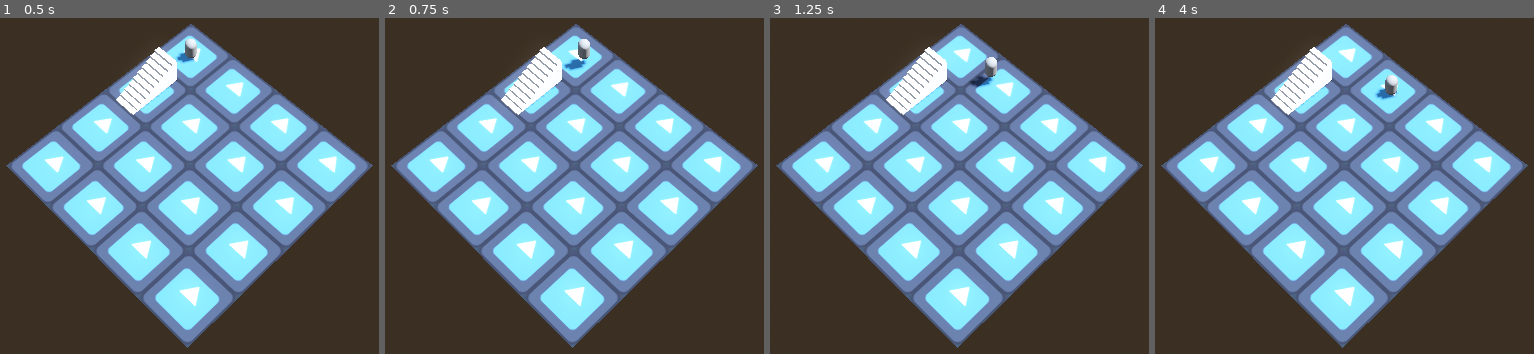
Above: before the commit, frames 1-4 (left to right).
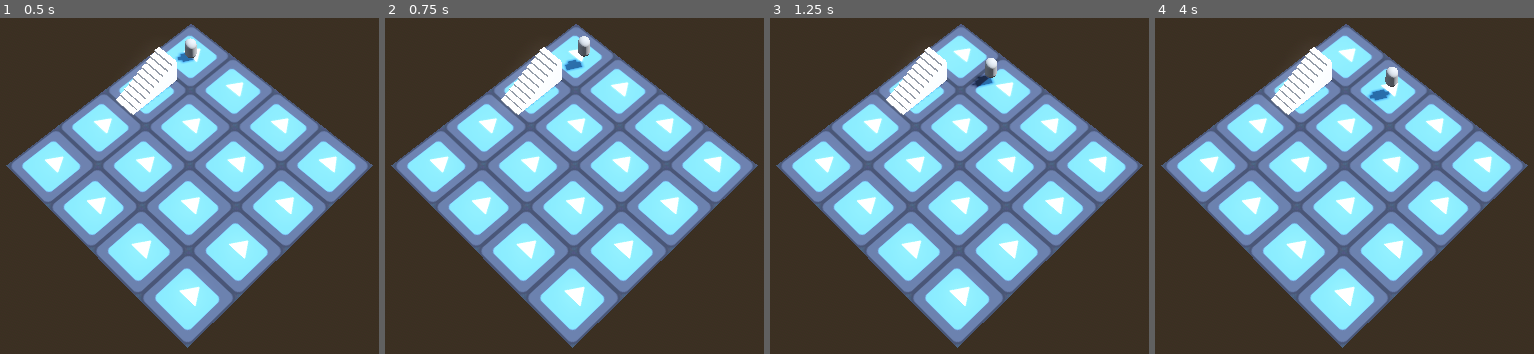
Above: after the commit, the same moments.

Repository: mark00vka/DeceptionWizards
Game: Godot game, scene res://main.tscn
The game is run twice, just before and just after one commit, with the same random seed, the same clock (stepped at 60 frames per second) and the same inputs. The engine's default icon, where the game draws it, is replaced by a stand-in: a white triangle on a blue panel in a dark square.
Inputs:
- Up to frame 1 (0.5 s): no input
- Up to frame 2 (0.75 s): tap Enter (ui_accept) at 0.5, 0.6 s; hold Right (ui_right) from 0.53 s (still down)
- Up to frame 3 (1.25 s): keep holding Right (ui_right); tap Enter (ui_accept) at 0.77, 1.07 s
- Up to frame 4 (4 s): release Right (ui_right) at 1.28 s; hold Down (ui_down) 1.28-2.03 s; tap Enter (ui_accept) at 1.35, 1.52, 1.82, 2.1, 2.85, 3.02, 3.32, 3.6, 3.77 s; hold Right (ui_right) 2.03-2.78 s; hold Up (ui_up) 2.78-3.53 s; hold Left (ui_left) from 3.53 s (still down)

Frame 1 is identical in both runs. In frame 2, 0.1% of the frame differs, in the area x 47-55%, y 5-16%; in frame 3, less than 0.1%; in frame 4, 0.4%, in the area x 56-65%, y 14-25%.

Commit message:
fixed character physics

Diff:
--- a/player.gd
+++ b/player.gd
@@ -2,14 +2,16 @@
 
 
 const SPEED = 5.0
-const JUMP_VELOCITY = 4.5
+const JUMP_VELOCITY = 7
 
 @onready var shape_cast_3d: ShapeCast3D = $ShapeCast3D
 
 func _physics_process(delta: float) -> void:
 	# Add the gravity.
 	if not is_on_floor():
-		velocity += get_gravity() * delta
+		var gravity = get_gravity()
+		if(velocity.y > 0): gravity*=2
+		velocity += gravity * delta
 
 	# Handle jump.
 	if Input.is_action_just_pressed("ui_accept") and is_on_floor():
--- a/player.tscn
+++ b/player.tscn
@@ -1,58 +1,18 @@
-[gd_scene load_steps=5 format=3 uid="uid://efhli5mx1ocb"]
+[gd_scene load_steps=4 format=3 uid="uid://efhli5mx1ocb"]
 
-[sub_resource type="GDScript" id="GDScript_6u2bu"]
-script/source = "extends CharacterBody3D
-
-
-const SPEED = 5.0
-const JUMP_VELOCITY = 4.5
-
-
-
-
-func _physics_process(delta: float) -> void:
-	# Add the gravity.
-	if not is_on_floor():
-		velocity += get_gravity() * delta
-
-	# Handle jump.
-	if Input.is_action_just_pressed(\"ui_accept\") and is_on_floor():
-		velocity.y = JUMP_VELOCITY
-
-	# Get the input direction and handle the movement/deceleration.
-	# As good practice, you should replace UI actions with custom gameplay actions.
-	var input_dir := Input.get_vector(\"ui_left\", \"ui_right\", \"ui_up\", \"ui_down\")
-	var direction := (transform.basis * Vector3(input_dir.x, 0, input_dir.y)).normalized()
-	if direction:
-		velocity.x = direction.x * SPEED
-		velocity.z = direction.z * SPEED
-	else:
-		velocity.x = move_toward(velocity.x, 0, SPEED)
-		velocity.z = move_toward(velocity.z, 0, SPEED)
-
-	move_and_slide()
-"
+[ext_resource type="Script" path="res://player.gd" id="1_uxt2i"]
 
 [sub_resource type="CapsuleMesh" id="CapsuleMesh_5ncyn"]
 
 [sub_resource type="CapsuleShape3D" id="CapsuleShape3D_wxlbw"]
 
-[sub_resource type="CylinderShape3D" id="CylinderShape3D_rtod0"]
-height = 2.25
-radius = 1.0
-
 [node name="Player" type="CharacterBody3D"]
 collision_layer = 2
 collision_mask = 7
-script = SubResource("GDScript_6u2bu")
+script = ExtResource("1_uxt2i")
 
 [node name="MeshInstance3D" type="MeshInstance3D" parent="."]
 mesh = SubResource("CapsuleMesh_5ncyn")
 
 [node name="CollisionShape3D" type="CollisionShape3D" parent="."]
 shape = SubResource("CapsuleShape3D_wxlbw")
-
-[node name="ShapeCast3D" type="ShapeCast3D" parent="."]
-transform = Transform3D(1, 0, 0, 0, 1, 0, 0, 0, 1, 0, 1.11321, 0)
-shape = SubResource("CylinderShape3D_rtod0")
-collide_with_areas = true
